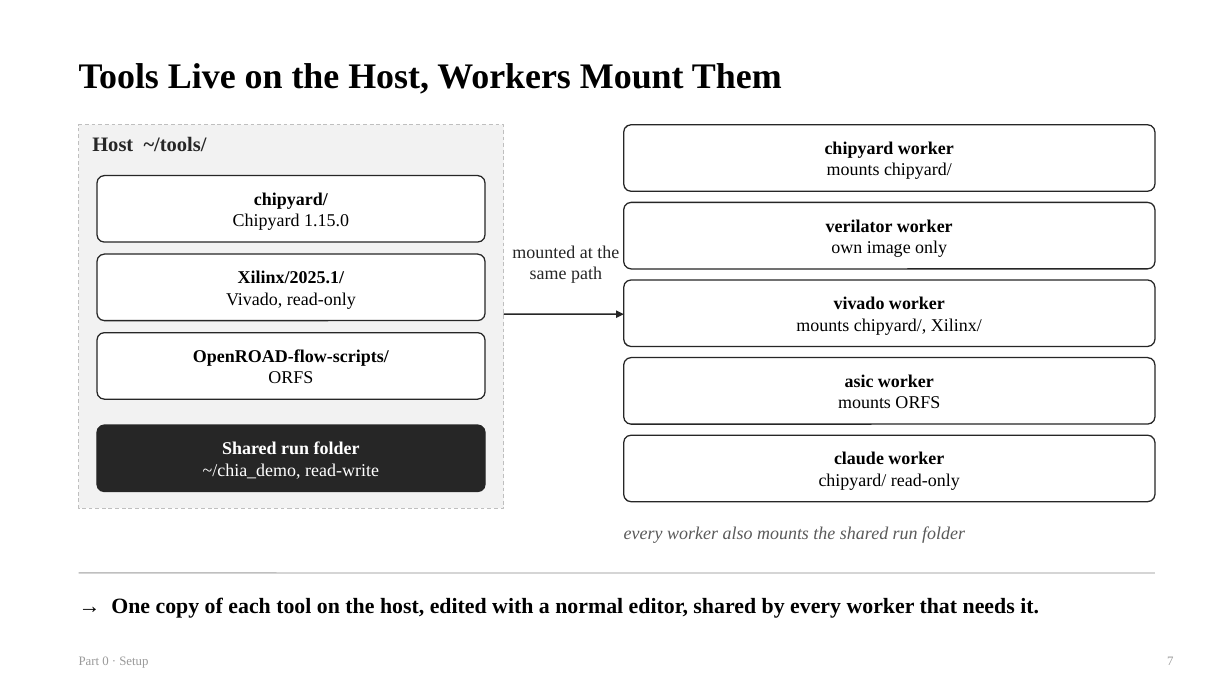
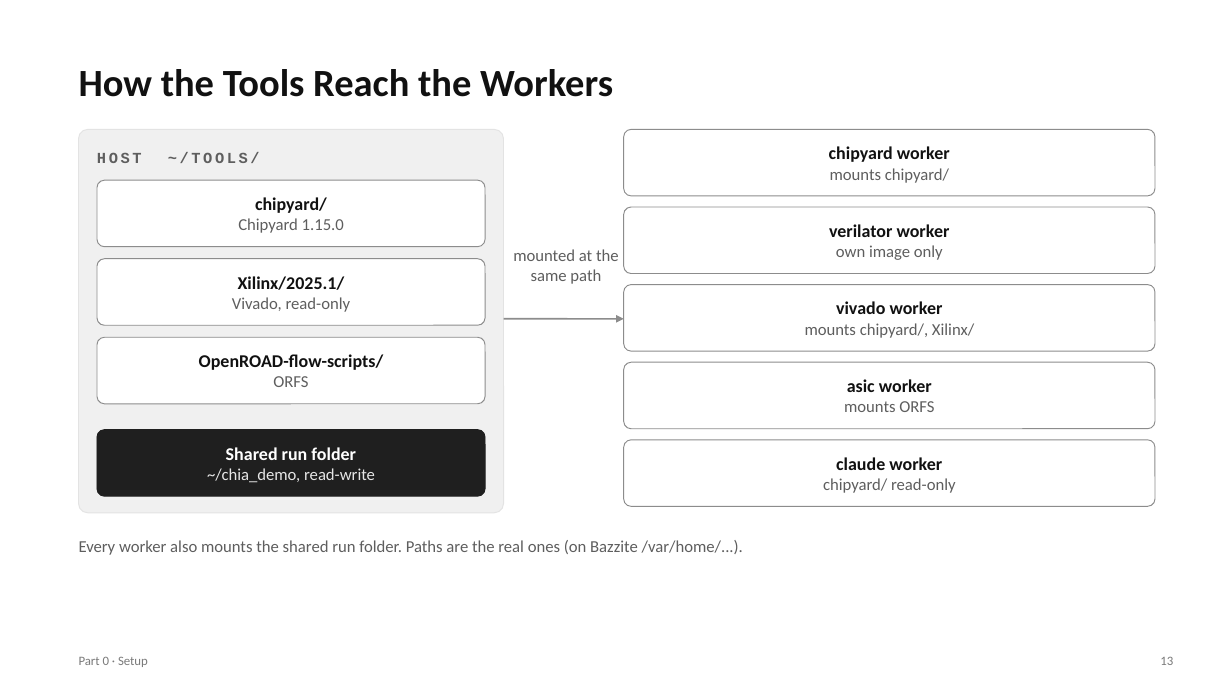
Before and after one commit to chipchip-tech/CHIA-workflow, a slide deck: slide 13 of projects/demo-alu/report/guides/0_Setup.pptx (slide 7 before the commit). Drawn at 1232x693 pixels with LibreOffice and Linux fonts; fonts in the diff are those of the drawing. Boxes give left, top, right and bottom in pixels: in the first picture for what was removed or moved away, otherwise in the second. Text is boxed around its words. In the diff, an @@ line names an element or a change of style, - is before the commit and + after.

```diff
--- a/projects/demo-alu/report/guides/0_Setup.pptx
+++ b/projects/demo-alu/report/guides/0_Setup.pptx
@@ text at [79, 69, 613, 97]: text changed; size 28 to 30 pt; font Times New Roman to Calibri; text colour #000000 to #111111 @@
-Tools Live on the Host, Workers Mount Them
+How the Tools Reach the Workers
@@ rectangle removed at [79, 125, 504, 508] @@
@@ rounded rectangle added at [79, 129, 504, 513], fill #F0F0F0, outline #E3E3E3 0.75 pt @@
@@ text "HOST ~/TOOLS/" at [97, 152, 260, 163]: vertical alignment top to middle @@
@@ rounded rectangle "chipyard worker" at [624, 129, 1155, 196]: font Times New Roman to Calibri; text colour #000000 to #111111 in "chipyard worker"; size 14 to 13 pt, text colour #000000 to #5E5E5E in "mounts chipyard/"; outline #262626 1 pt to #8C8C8C 0.75 pt @@
@@ text at [97, 152, 260, 163]: text changed; size 16 to 12 pt; font Times New Roman to Courier New; text colour #262626 to #5E5E5E @@
-Host ~/tools/
+HOST ~/TOOLS/
@@ rounded rectangle "chipyard/" at [97, 180, 485, 247]: font Times New Roman to Calibri; text colour #000000 to #111111 in "chipyard/"; size 14 to 13 pt, text colour #000000 to #5E5E5E in "Chipyard 1.15.0"; outline #262626 1 pt to #8C8C8C 0.75 pt @@
@@ rounded rectangle "verilator worker" at [624, 207, 1155, 274]: font Times New Roman to Calibri; text colour #000000 to #111111 in "verilator worker"; size 14 to 13 pt, text colour #000000 to #5E5E5E in "own image only"; outline #262626 1 pt to #8C8C8C 0.75 pt @@
@@ rounded rectangle "Xilinx/2025.1/" at [97, 259, 485, 325]: font Times New Roman to Calibri; text colour #000000 to #111111 in "Xilinx/2025.1/"; size 14 to 13 pt, text colour #000000 to #5E5E5E in "Vivado, read-only"; outline #262626 1 pt to #8C8C8C 0.75 pt @@
@@ text "mounted at the same path" at [513, 249, 619, 284]: size 14 to 13 pt, font Times New Roman to Calibri, text colour #262626 to #5E5E5E @@
@@ rounded rectangle "vivado worker" at [624, 285, 1155, 351]: font Times New Roman to Calibri; text colour #000000 to #111111 in "vivado worker"; size 14 to 13 pt, text colour #000000 to #5E5E5E in "mounts chipyard/, Xilinx/"; outline #262626 1 pt to #8C8C8C 0.75 pt @@
@@ 9 rounded rectangles, 1 arrow: place and size @@
-9 rounded rectangles, 1 arrow at [97, 125, 1155, 502]
+9 rounded rectangles, 1 arrow at [97, 129, 1155, 506]
@@ arrow (504, 319) - (624, 319): stroke #262626 1.25 pt to #8C8C8C 1.25 pt @@
@@ rounded rectangle "OpenROAD-flow-scripts/" at [97, 337, 485, 404]: font Times New Roman to Calibri; text colour #000000 to #111111 in "OpenROAD-flow-scripts/"; size 14 to 13 pt, text colour #000000 to #5E5E5E in "ORFS"; outline #262626 1 pt to #8C8C8C 0.75 pt @@
@@ rounded rectangle "asic worker" at [624, 362, 1155, 429]: font Times New Roman to Calibri; text colour #000000 to #111111 in "asic worker"; size 14 to 13 pt, text colour #000000 to #5E5E5E in "mounts ORFS"; outline #262626 1 pt to #8C8C8C 0.75 pt @@
@@ rounded rectangle "Shared run folder" at [97, 430, 485, 496]: font Times New Roman to Calibri; size 14 to 13 pt, text colour #FFFFFF to #E6E6E6 in "~/chia_demo, read-write"; fill #262626 to #1F1F1F; outline #262626 1 pt to #1F1F1F 0.75 pt @@
@@ rounded rectangle "claude worker" at [624, 440, 1155, 506]: font Times New Roman to Calibri; text colour #000000 to #111111 in "claude worker"; size 14 to 13 pt, text colour #000000 to #5E5E5E in "chipyard/ read-only"; outline #262626 1 pt to #8C8C8C 0.75 pt @@
@@ text at [79, 540, 743, 555]: text changed; size 14 to 13 pt; font Times New Roman to Calibri; text colour #5A5A5A to #5E5E5E; italic off @@
-every worker also mounts the shared run folder
+Every worker also mounts the shared run folder. Paths are the real ones (on Bazzite /var/home/...).
@@ line removed from (79, 573) to (1155, 573) @@
@@ text removed at [111, 597, 1039, 618] @@
-→ One copy of each tool on the host, edited with a normal editor, shared by every worker that needs it.
@@ text "Part 0 · Setup" at [79, 657, 148, 667]: font Times New Roman to Calibri, text colour #9A9A9A to #7A7A7A @@
@@ text at [1160, 657, 1173, 665]: text changed; font Times New Roman to Calibri; text colour #9A9A9A to #7A7A7A @@
-7
+13
```
Also in this commit, not shown: 7 other slides changed, 13 slides added, 7 slides removed, 2 other files.
